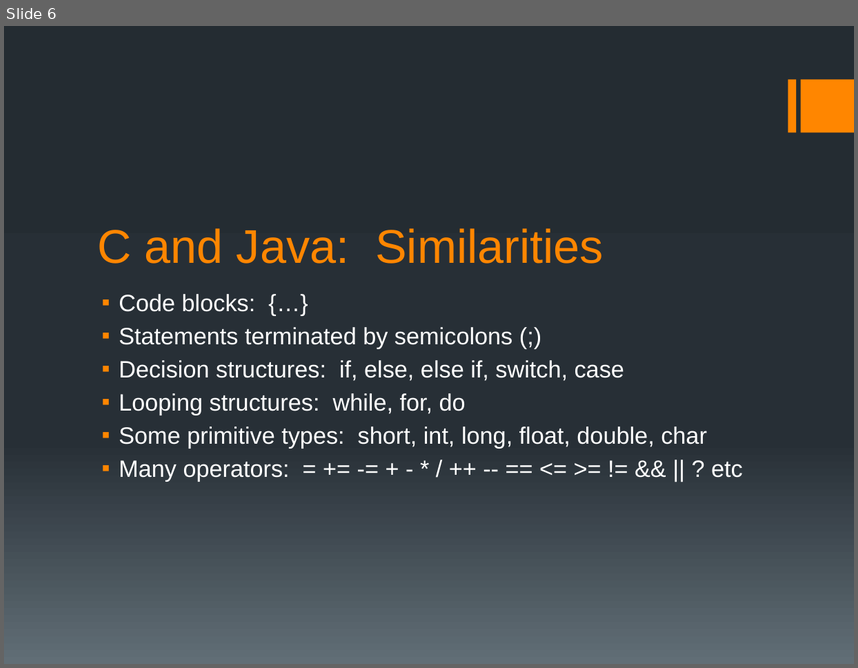
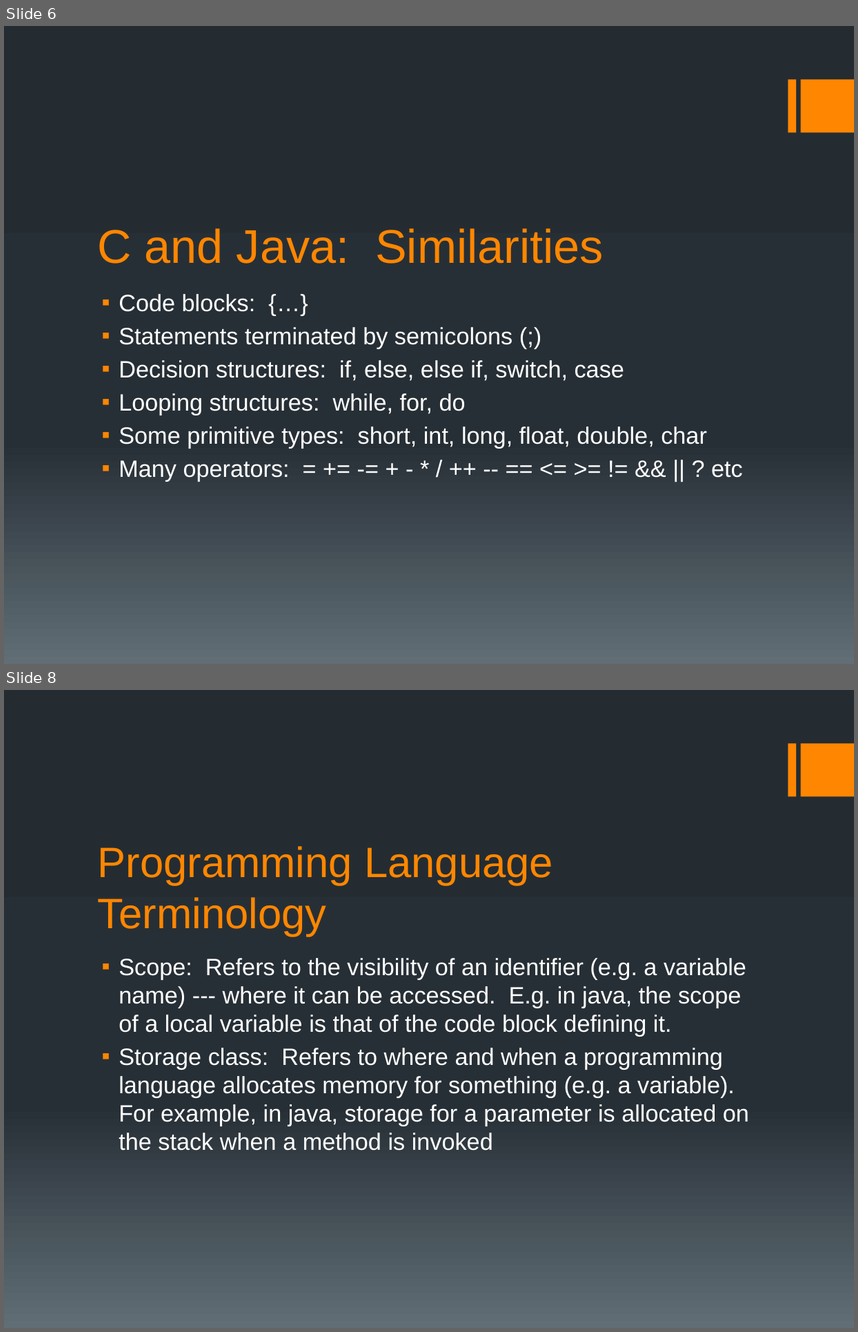
Before and after one commit to BoiseState/CS253-resources, a slide deck: slides/JRC/CS253L01.pptx. Shown one above the other, each under a label of ours: slide 6 before the commit, slides 6 and 8 after it; the slides between them are not shown. The pictures are 858x668 and 858x1332 pixels, drawn with LibreOffice and Linux fonts; fonts in the diff are those of the drawing. Boxes give left, top, right and bottom in pixels: in the first picture for what was removed or moved away, otherwise in the second. Text is boxed around its words. In the diff, an @@ line names an element or a change of style, - is before the commit and + after.

```diff
--- a/slides/JRC/CS253L01.pptx
+++ b/slides/JRC/CS253L01.pptx
@@ slide 8 added at [4,690,854,1328], background gradient #242C33 to #273037 to #636D76; not listed: 2 template elements that a slide beside it also shows @@
@@ title added at [98,846,553,936], 36 pt, text #FF8600 @@
+Programming Language Terminology
@@ text added at [119,958,749,1150], 20 pt, text #FFFFFF @@
+▪ Scope: Refers to the visibility of an identifier (e.g. a variable name) --- where it can be accessed. E.g. in java, the scope of a local variable is that of the code block defining it.
+▪ Storage class: Refers to where and when a programming language allocates memory for something (e.g. a variable). For example, in java, storage for a parameter is allocated on the stack when a method is invoked
```
Also in this commit, not shown: 6 slides changed, 5 other slides added.
